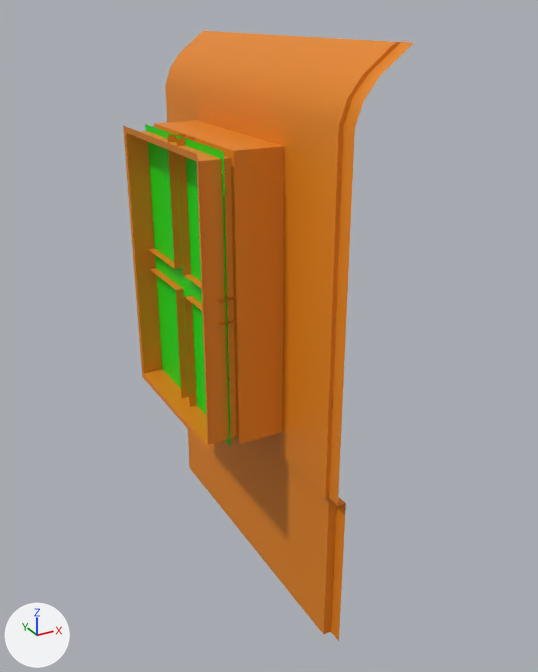
The FBX model Assets/Models/ModelsXander/HotelMuurRaam.fbx, before and after one commit.
Both versions are drawn from a camera (50 mm lens) standing at (-1.79, -3.48, 3.12) and looking at (0.05, -0.14, 1.45). Arrows for +X, +Y and +Z are at lower left; the lights stay in place.
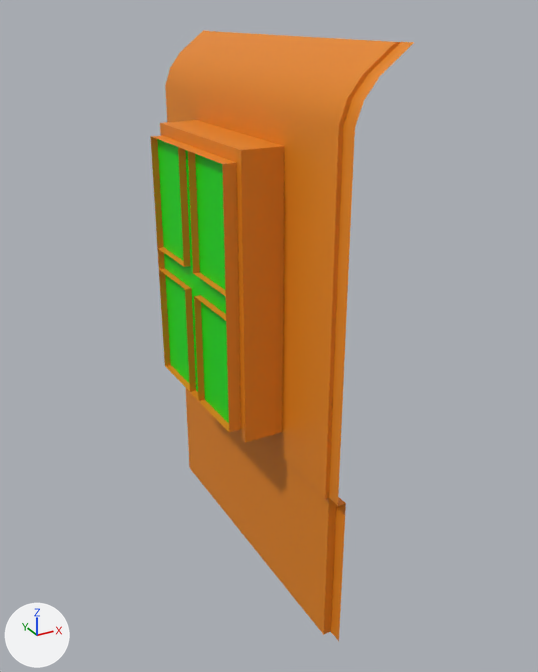
The newer file is also turned or shifted as a whole; pictures and numbers use the older file's frame.

Boxes (x1, y1, x2, y2) around the edits, measured in the pictures (538 x 672 px; the box of a moved part takes in the faces that stretch with it):
```json
{"object": "Cube.011", "change": "reshaped", "before": [123, 30, 414, 641], "after": [150, 30, 414, 641], "on screen": "9% narrower"}
{"part": 1, "of": "me_cube_007", "change": "moved or reshaped", "before": [148, 134, 236, 407], "after": [158, 147, 226, 401]}
{"part": 2, "of": "me_cube_007", "change": "rebuilt", "before": [145, 124, 231, 446], "after": [157, 139, 229, 423]}
{"part": 3, "of": "me_cube_007", "change": "cut back", "before": [123, 120, 285, 453], "after": [150, 120, 285, 443]}
```

The change, as JSON lines over the scene's bpy script:
```json
{"block": "me_cube_007", "where": "# used by ob_cube_011; location = (0.0, 0.0, 0.0)"}
{"op": "remove", "block": "me_cube_007", "code": "me_cube_007.from_pydata(...)  # 88 vertices, 62 faces; spans x -0.5..0.22, y -1.01..0.99, z 0.0..3.0"}
{"op": "add", "block": "me_cube_007", "code": "me_cube_007.from_pydata(...)  # 84 vertices, 57 faces; spans x -0.36..0.22, y -1.01..0.99, z 0.0..3.0"}
{"block": "me_cube_007", "change": "me_cube_007 part 1: the loose piece of 24 vertices spanning x -0.42..-0.32, y -0.5..0.48, z 1.06..2.55 is scaled about its middle by (0.763, 0.922, 0.92), then moved by (0.04, 0.0, 0.0)"}
{"block": "me_cube_007", "change": "me_cube_007 part 2: the loose piece of 4 vertices spanning x -0.37, y -0.5..0.48, z 1.06..2.55 is rebuilt with 4 vertices and now spans x -0.32, y -0.46..0.44, z 1.12..2.49"}
{"block": "me_cube_007", "change": "me_cube_007 part 3"}
{"block": "me_cube_007", "change": "8 vertices are removed from x -0.5..-0.49, y -0.5..0.48, z 1.06..2.55"}
{"block": "me_cube_007", "change": "9 faces are deleted"}
{"block": "me_cube_007", "change": "4 vertices in x -0.32, y -0.5..0.48, z 1.06..2.55 move by (0.03, 0.0, 0.0)"}
{"block": "me_cube_007", "change": "4 vertices move from x -0.33, y -0.48..0.45, z 1.09..2.52 to x -0.29, y -0.46..0.44, z 1.12..2.49"}
{"block": "me_cube_007", "change": "4 vertices are added at (-0.36, -0.46, 1.12), (-0.36, 0.44, 2.49), (-0.36, -0.46, 2.49), (-0.36, 0.44, 1.12)"}
{"block": "me_cube_007", "change": "4 new faces join them, mat_overig (orange #e78618)"}
```
